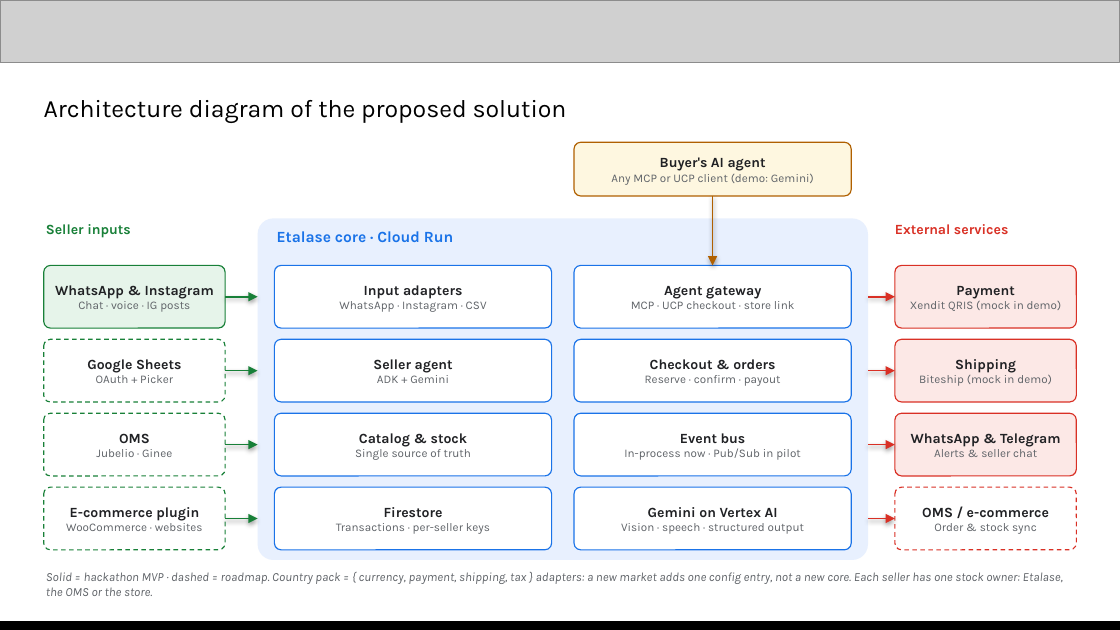
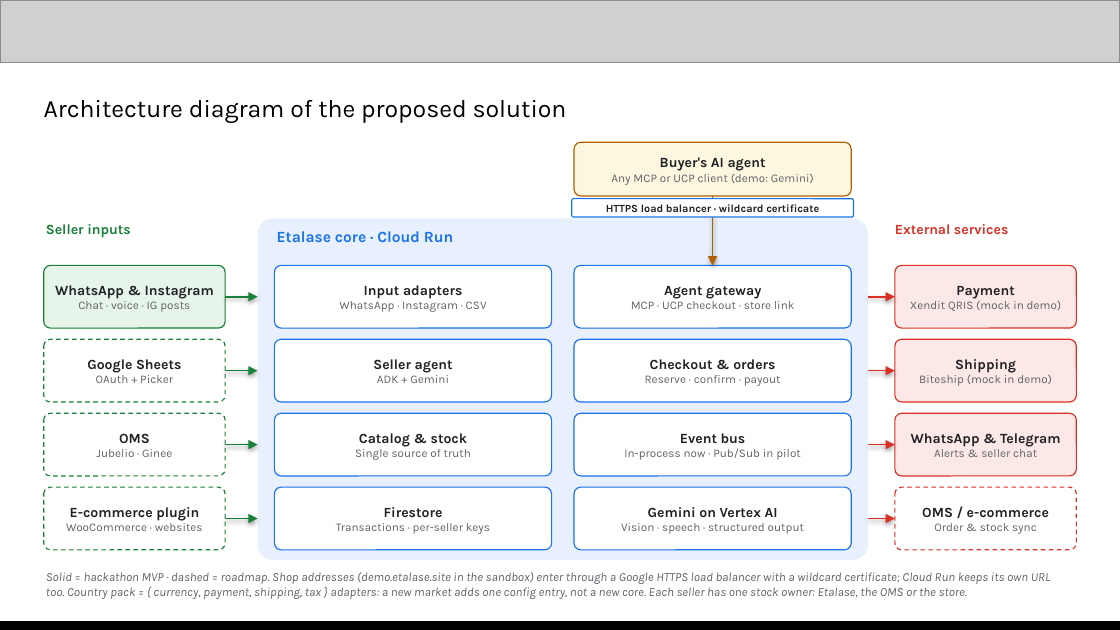
Before and after one commit to galihsatriawan/etalase, a slide deck: slide 7 of submission/Etalase_AI_Builder_Cup_Submission.pptx. Drawn at 1120x630 pixels with LibreOffice and Linux fonts; fonts in the diff are those of the drawing; grey boxes stand for pictures. Boxes give left, top, right and bottom in pixels: in the first picture for what was removed or moved away, otherwise in the second. Text is boxed around its words. In the diff, an @@ line names an element or a change of style, - is before the commit and + after.

```diff
--- a/submission/Etalase_AI_Builder_Cup_Submission.pptx
+++ b/submission/Etalase_AI_Builder_Cup_Submission.pptx
@@ rounded rectangle added at bbox=[571, 198, 853, 216], fill #FFFFFF, outline #1A73E8 0.75 pt, 7 pt, text #202124, bold @@
+HTTPS load balancer · wildcard certificate
@@ text at bbox=[46, 572, 1050, 599]: text changed @@
-Solid = hackathon MVP · dashed = roadmap. Country pack = { currency, payment, shipping, tax } adapters: a new market adds one config entry, not a new core. Each seller has one stock owner: Etalase, the OMS or the store.
+Solid = hackathon MVP · dashed = roadmap. Shop addresses (demo.etalase.site in the sandbox) enter through a Google HTTPS load balancer with a wildcard certificate; Cloud Run keeps its own URL too. Country pack = { currency, payment, shipping, tax } adapters: a new market adds one config entry, not a new core. Each seller has one stock owner: Etalase, the OMS or the store.
```
Also in this commit, not shown: 1 other slide changed, 4 other files.
